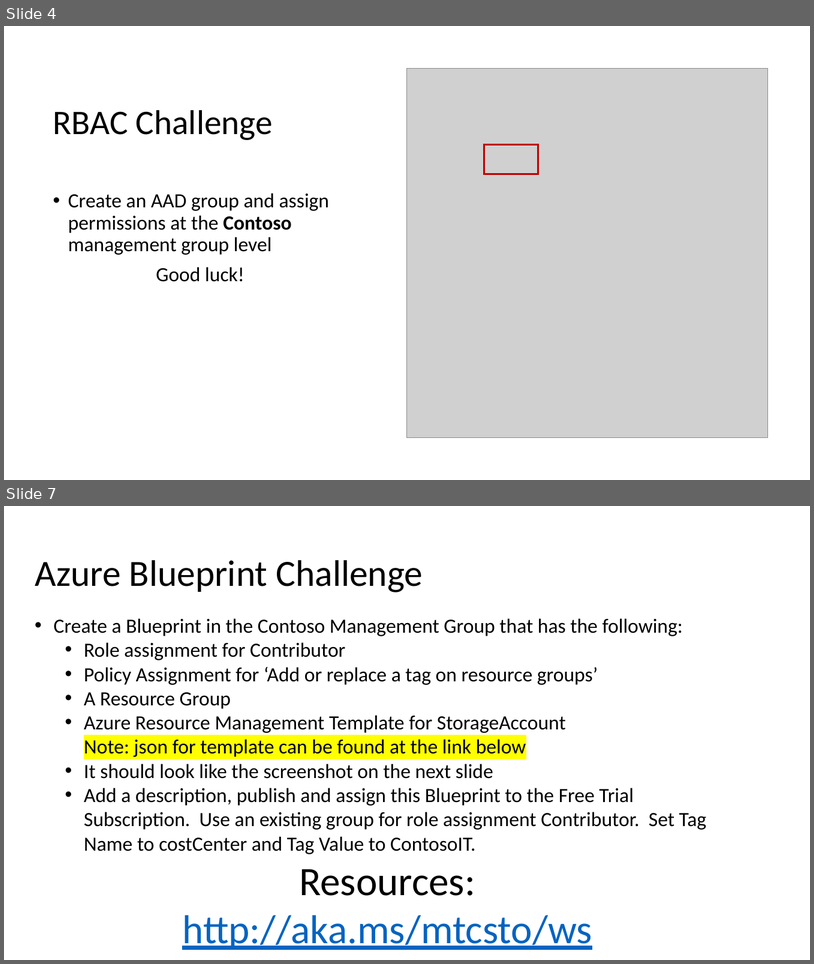
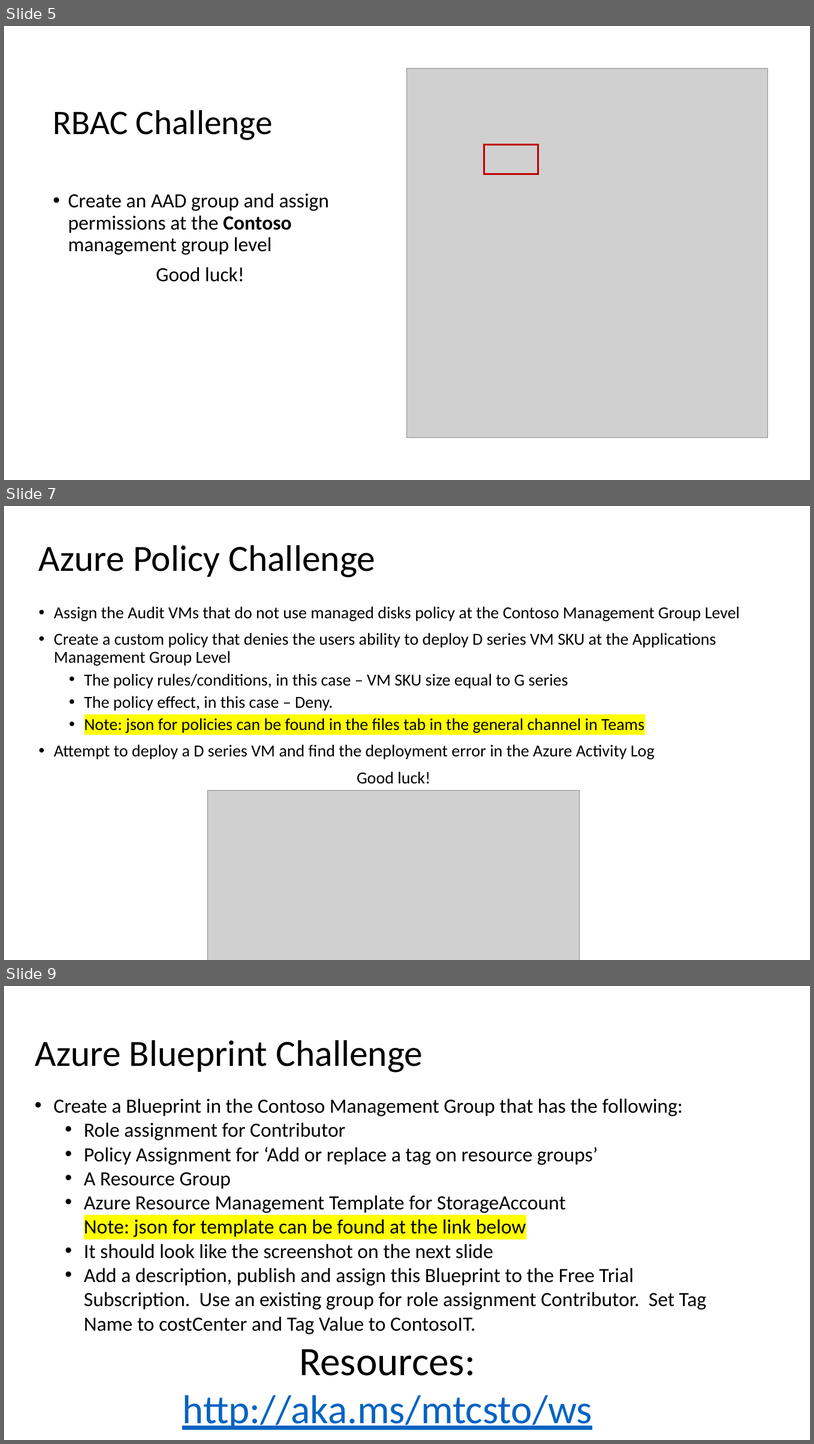
Before and after one commit to TheModin/AzureGovernance, a slide deck: Azure Governance Hack.pptx. Shown one above the other, each under a label of ours: slides 4 and 7 before the commit, slides 5, 7 and 9 after it; the slides between them are not shown. The pictures are 814x964 and 814x1444 pixels, drawn with LibreOffice and Linux fonts; fonts in the diff are those of the drawing; grey boxes stand for pictures. Boxes give left, top, right and bottom in pixels: in the first picture for what was removed or moved away, otherwise in the second. Text is boxed around its words. In the diff, an @@ line names an element or a change of style, - is before the commit and + after.

```diff
--- a/Azure Governance Hack.pptx
+++ b/Azure Governance Hack.pptx
@@ slide 7 added at [4, 506, 810, 960], background #FFFFFF @@
@@ title added at [39, 545, 375, 577], 44 pt, text #000000 @@
+Azure Policy Challenge
@@ text added at [54, 606, 740, 784], 20 pt, text #000000 @@
+• Assign the Audit VMs that do not use managed disks policy at the Contoso Management Group Level
+• Create a custom policy that denies the users ability to deploy D series VM SKU at the Applications Management Group Level
+  • The policy rules/conditions, in this case – VM SKU size equal to G series
+  • The policy effect, in this case – Deny.
+  • Note: json for policies can be found in the files tab in the general channel in Teams
+• Attempt to deploy a D series VM and find the deployment error in the Azure Activity Log
+Good luck!
@@ picture added at [208, 790, 580, 960] @@
@@ what was slide 4 is now slide 5 @@
@@ what was slide 7 is now slide 9 @@
```
Also in this commit, not shown: 2 slides changed, 1 other slide added, 7 other files.
